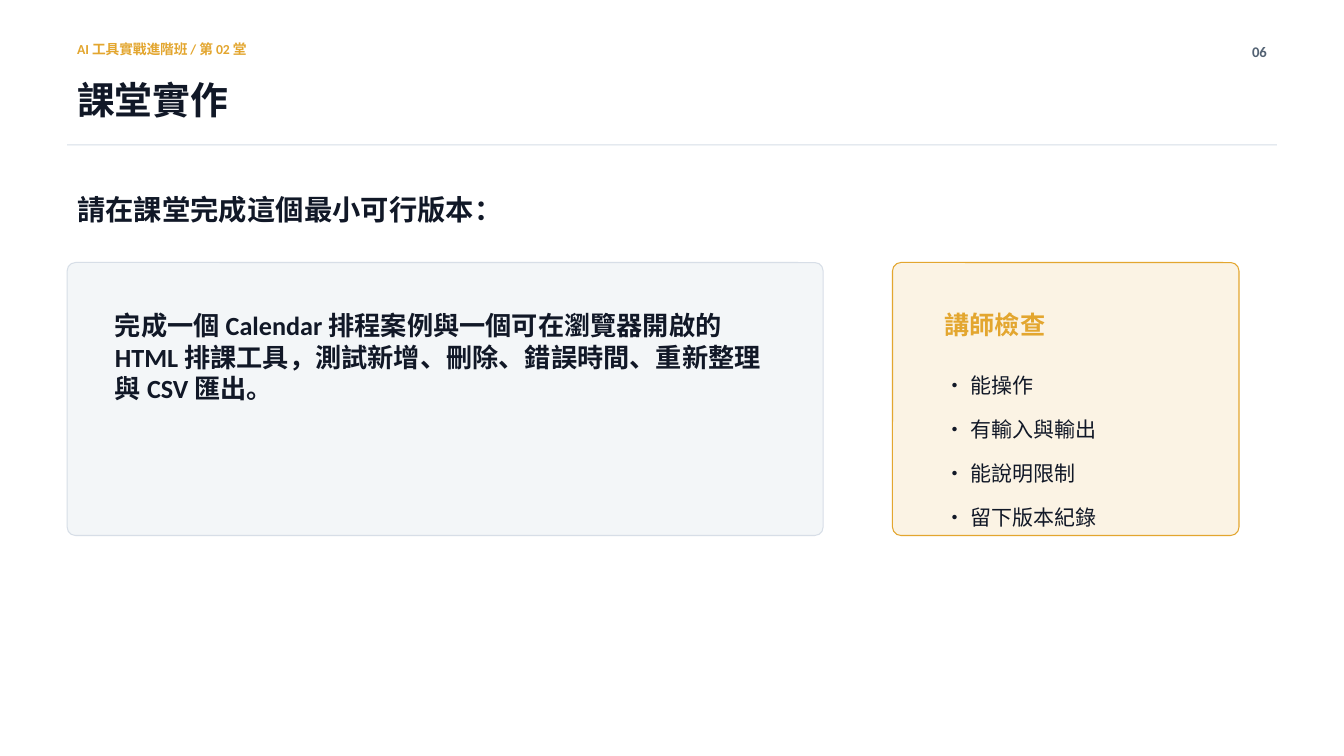
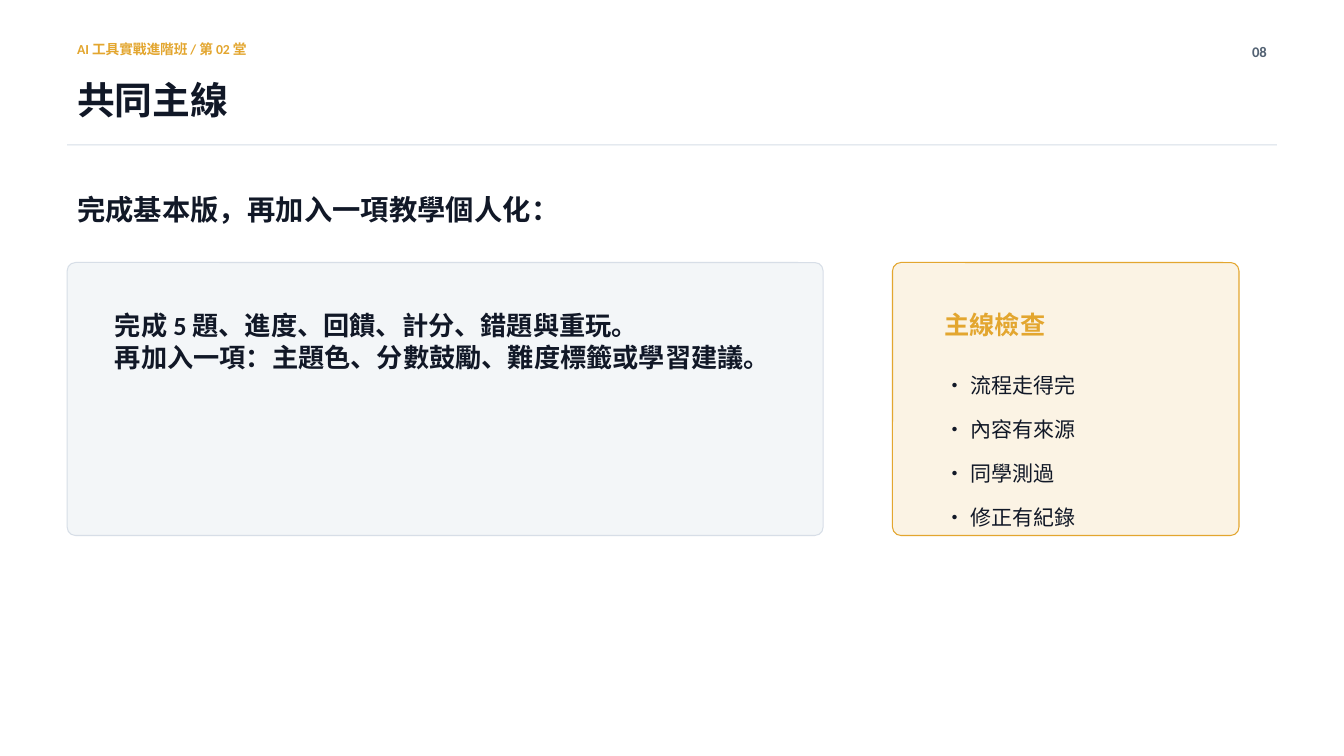
Before and after one commit to Calumai/calumai.com, a slide deck: slide 8 of class/ppt/lesson-02.pptx (slide 6 before the commit). Drawn at 1344x756 pixels with LibreOffice and Linux fonts; fonts in the diff are those of the drawing. Boxes give left, top, right and bottom in pixels: in the first picture for what was removed or moved away, otherwise in the second. Text is boxed around its words. In the diff, an @@ line names an element or a change of style, - is before the commit and + after.

```diff
--- a/class/ppt/lesson-02.pptx
+++ b/class/ppt/lesson-02.pptx
@@ text at (x1=1252, y1=47, x2=1267, y2=57): text changed @@
-06
+08
@@ text at (x1=77, y1=82, x2=228, y2=118): text changed @@
-課堂實作
+共同主線
@@ text at (x1=77, y1=195, x2=559, y2=224): text changed @@
-請在課堂完成這個最小可行版本：
+完成基本版，再加入一項教學個人化：
@@ text at (x1=115, y1=312, x2=770, y2=370): text changed @@
-完成一個 Calendar 排程案例與一個可在瀏覽器開啟的 HTML 排課工具，測試新增、刪除、錯誤時間、重新整理與 CSV 匯出。
+完成 5 題、進度、回饋、計分、錯題與重玩。
+再加入一項：主題色、分數鼓勵、難度標籤或學習建議。
@@ text at (x1=944, y1=312, x2=1045, y2=337): text changed @@
-講師檢查
+主線檢查
@@ text at (x1=970, y1=375, x2=1075, y2=395): text changed @@
-• 能操作
+• 流程走得完
@@ text at (x1=970, y1=419, x2=1075, y2=439): text changed @@
-• 有輸入與輸出
+• 內容有來源
@@ text at (x1=970, y1=463, x2=1054, y2=483): text changed @@
-• 能說明限制
+• 同學測過
@@ text at (x1=970, y1=507, x2=1075, y2=527): text changed @@
-• 留下版本紀錄
+• 修正有紀錄
```
Also in this commit, not shown: 6 other slides changed, 5 slides added, 1 slide removed, 48 other files.
